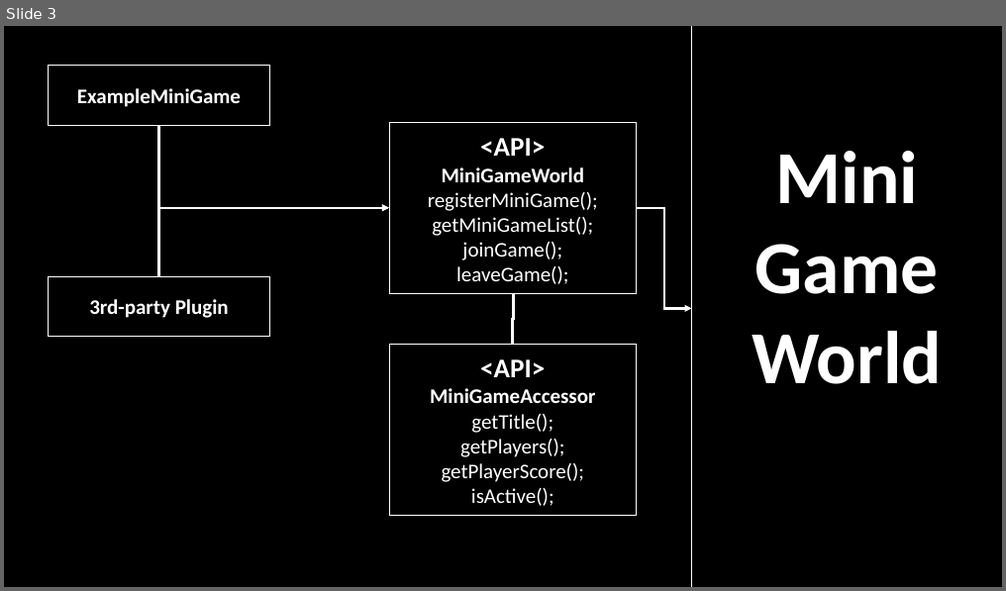
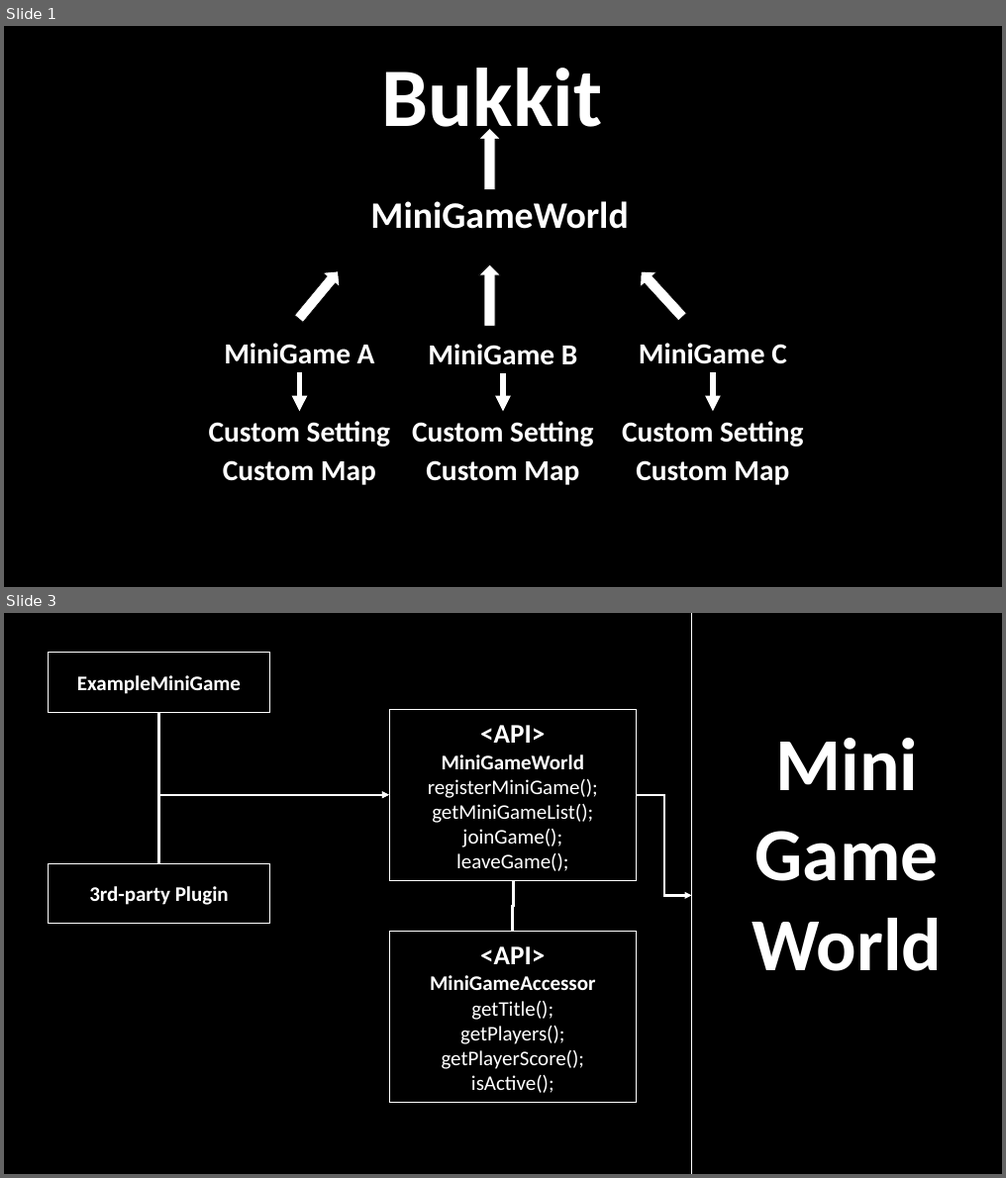
Before and after one commit to MiniGameWorlds/MiniGameWorld, a slide deck: resources/MiniGameWorld.pptx. Shown one above the other, each under a label of ours: slide 3 before the commit, slides 1 and 3 after it; the slides between them are not shown. The pictures are 1006x591 and 1006x1178 pixels, drawn with LibreOffice and Linux fonts; fonts in the diff are those of the drawing. Boxes give left, top, right and bottom in pixels: in the first picture for what was removed or moved away, otherwise in the second. Text is boxed around its words. In the diff, an @@ line names an element or a change of style, - is before the commit and + after.

```diff
--- a/resources/MiniGameWorld.pptx
+++ b/resources/MiniGameWorld.pptx
@@ slide 1 added at box(4, 26, 1002, 587), background #000000 @@
@@ text added at box(382, 68, 602, 146), 160 pt, text #FFFFFF, bold @@
+Bukkit
@@ down arrow added at box(479, 128, 501, 189), fill #FFFFFF, outline #000000 1 pt @@
@@ text added at box(370, 201, 628, 229), 72 pt, text #FFFFFF, bold @@
+MiniGameWorld
@@ down arrow added at box(290, 265, 347, 326), fill #FFFFFF, outline #000000 1 pt @@
@@ down arrow added at box(479, 265, 501, 326), fill #FFFFFF, outline #000000 1 pt @@
@@ down arrow added at box(633, 265, 690, 324), fill #FFFFFF, outline #000000 1 pt @@
@@ text added at box(224, 343, 375, 365), 56 pt, text #FFFFFF, bold @@
+MiniGame A
@@ text added at box(428, 344, 577, 366), 56 pt, text #FFFFFF, bold @@
+MiniGame B
@@ text added at box(639, 343, 787, 365), 56 pt, text #FFFFFF, bold @@
+MiniGame C
@@ arrow added from (300, 372) to (300, 411), #FFFFFF 10 pt @@
@@ arrow added from (503, 373) to (503, 411), #FFFFFF 10 pt @@
@@ arrow added from (713, 372) to (713, 411), #FFFFFF 10 pt @@
@@ text added at box(209, 421, 390, 447), 56 pt, text #FFFFFF, bold @@
+Custom Setting
@@ text added at box(412, 421, 593, 447), 56 pt, text #FFFFFF, bold @@
+Custom Setting
@@ text added at box(622, 421, 803, 447), 56 pt, text #FFFFFF, bold @@
+Custom Setting
@@ text added at box(223, 461, 376, 485), 56 pt, text #FFFFFF, bold @@
+Custom Map
@@ text added at box(426, 461, 579, 485), 56 pt, text #FFFFFF, bold @@
+Custom Map
@@ text added at box(636, 461, 789, 485), 56 pt, text #FFFFFF, bold @@
+Custom Map
```
Also in this commit, not shown: 1 other slide added, 1 slide removed, 8 other files.
